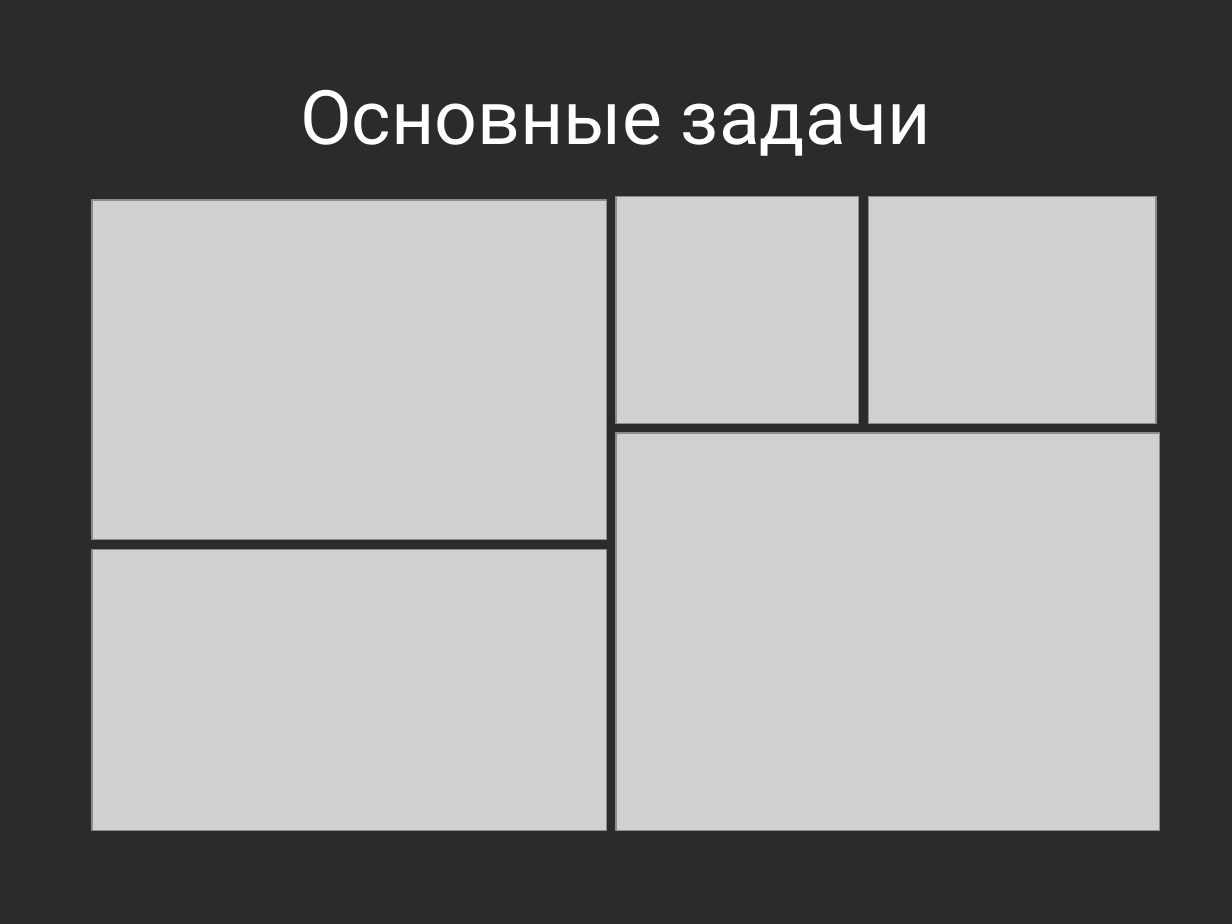
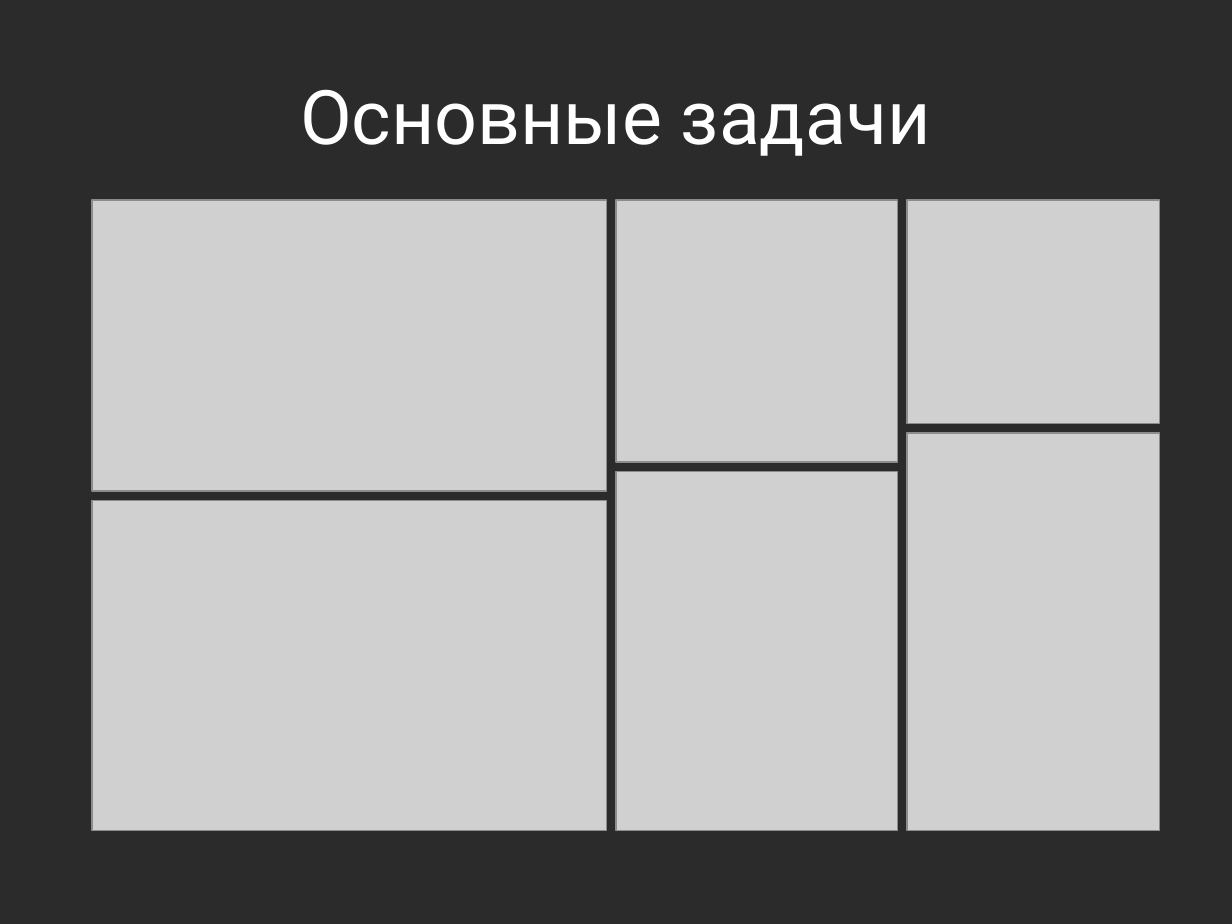
Before and after one commit to yaceq/quadro-xds, a slide deck: slide 3 of Docs/IT_Moscow.pptx. Drawn at 1232x924 pixels with LibreOffice and Linux fonts; fonts in the diff are those of the drawing; grey boxes stand for pictures; background and template pictures are left out; a plain dark background stands for a picture behind light text. Boxes give left, top, right and bottom in pixels: in the first picture for what was removed or moved away, otherwise in the second. Text is boxed around its words. In the diff, an @@ line names an element or a change of style, - is before the commit and + after.

```diff
--- a/Docs/IT_Moscow.pptx
+++ b/Docs/IT_Moscow.pptx
@@ picture resized from (x1=92, y1=200, x2=606, y2=540) to (x1=92, y1=200, x2=606, y2=490) @@
@@ picture resized from (x1=616, y1=197, x2=859, y2=424) to (x1=616, y1=200, x2=897, y2=462) @@
@@ picture resized from (x1=869, y1=197, x2=1157, y2=424) to (x1=907, y1=200, x2=1159, y2=423) @@
@@ picture added at (x1=907, y1=432, x2=1159, y2=830) @@
@@ picture resized from (x1=616, y1=432, x2=1159, y2=830) to (x1=616, y1=472, x2=897, y2=830) @@
@@ picture resized from (x1=92, y1=549, x2=606, y2=830) to (x1=92, y1=500, x2=606, y2=830) @@
```
Also in this commit, not shown: 3 other slides changed, 1 slide added, 1 slide removed, 25 other files.
